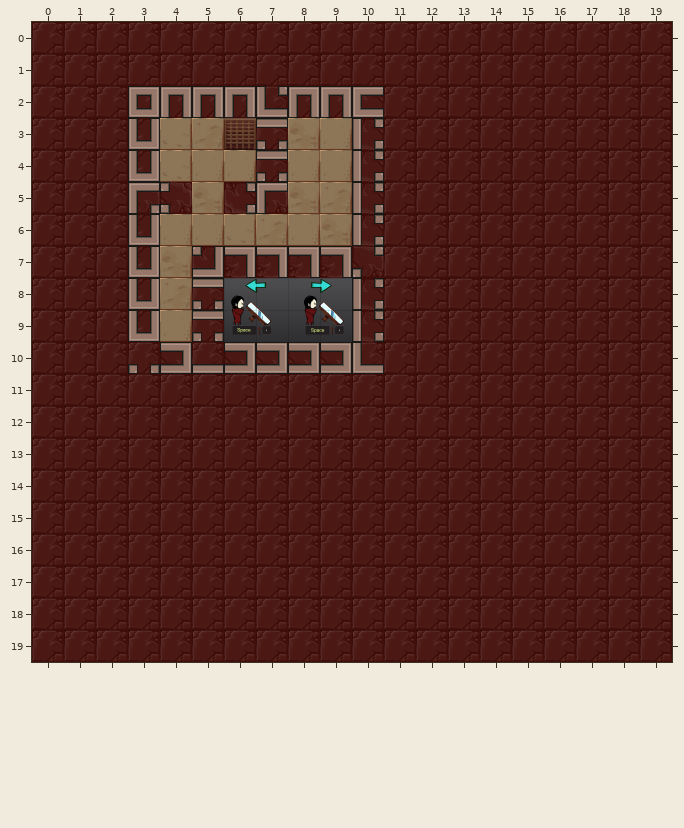
Tiled map, stored at assets/levels/newgrounds_release/t1.tmx. Above: the version before the commit.
Cells are 128x128 px. Shown: x 0..19, y 0..19.
After the commit:
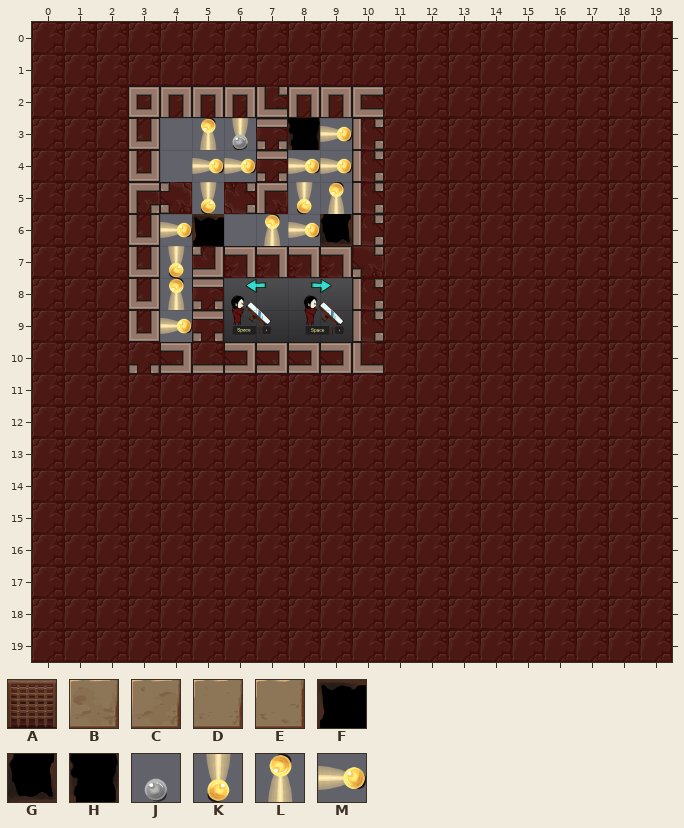
Key: from "exit": A 0; from "floors": B 0, C 1, D 2, E 3; from "holes": F 0, G 10, H 12; from "orb_sheet": J 3, K 4, L 5, M 6.
_ is an empty cell.
Objects are placed by their top-left corner, in cells (3,4 is the top-left corner of cell 3,4); size is 1x1 cell unless given.
Change:
{"where": "layer \"Floor\""}
{"y":3,"x":4,"old":"ECB","new":"_LK"}
{"y":3,"x":8,"old":"BD","new":"KM"}
{"y":4,"x":4,"old":"EDD","new":"_MM"}
{"y":4,"x":8,"old":"DD","new":"MM"}
{"y":5,"x":5,"old":"B","new":"K"}
{"y":5,"x":8,"old":"BC","new":"KL"}
{"y":6,"x":4,"old":"DDECDB","new":"MM_LMK"}
{"y":7,"x":4,"old":"B","new":"K"}
{"y":8,"x":4,"old":"C","new":"L"}
{"y":9,"x":4,"old":"D","new":"M"}
{"where": "layer \"Mirrors\""}
{"now": "F \"mirror\" at 5,6"}
{"where": "layer \"Light\""}
{"now": "H \"lightSwitch\" at 8,3"}
{"now": "G \"lightOrb\" at 9,6"}
{"where": "layer \"Exit\""}
{"was": "A \"exit\" at 6,3", "now": "J \"exit\" at 6,3"}
{"label":"changed","picture_box":[160,118,352,342]}
